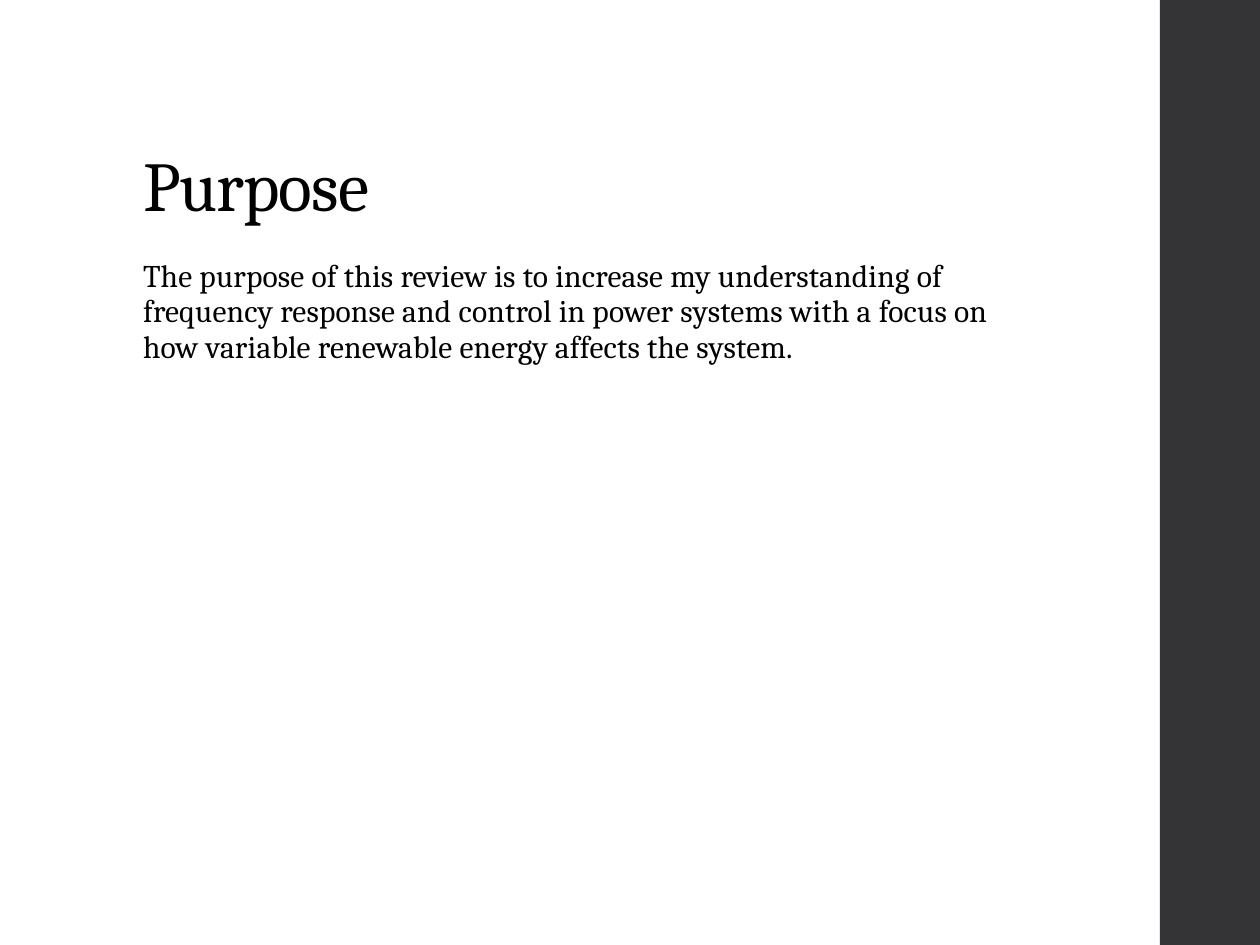
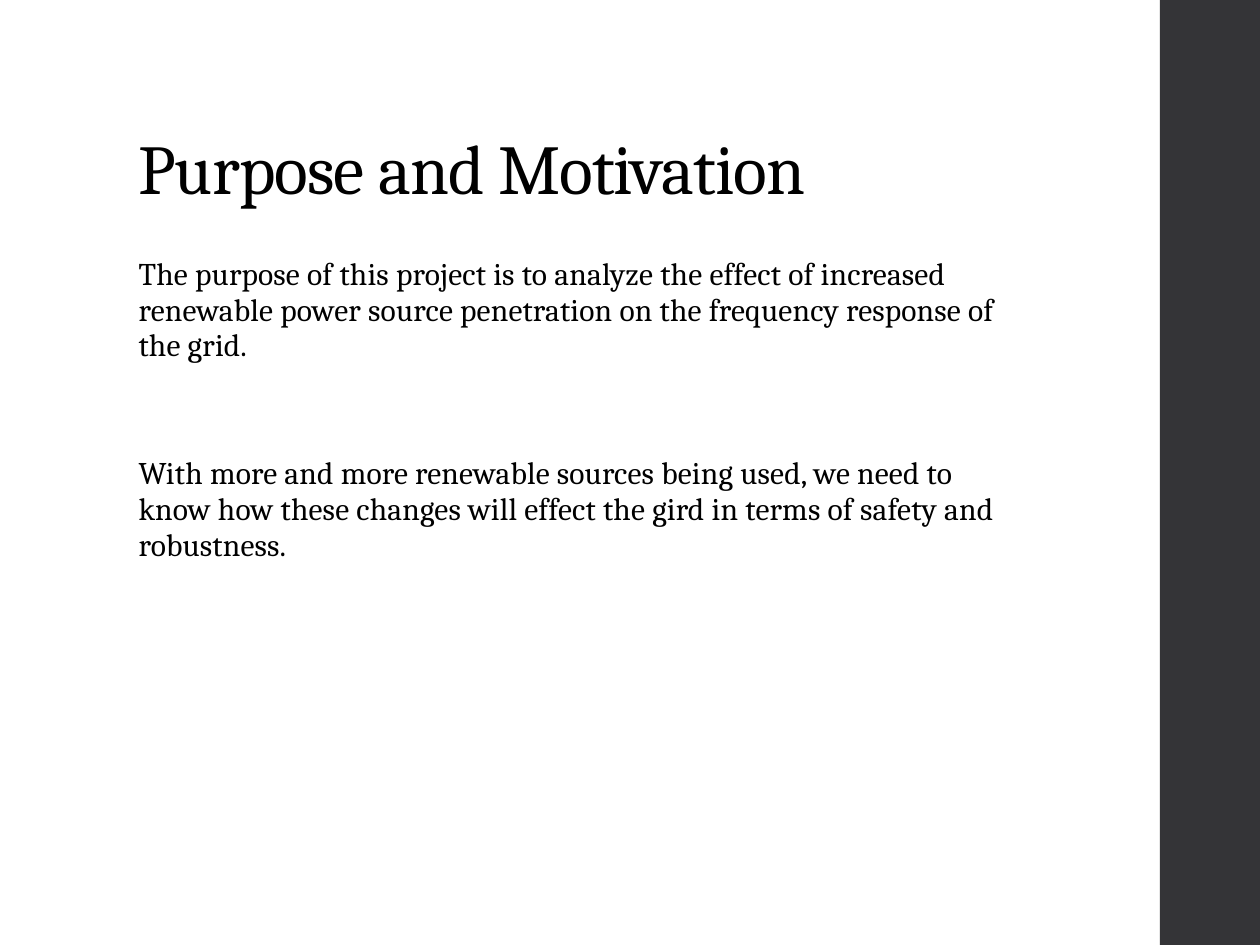
Before and after one commit to mswan96/SUPERB, a slide deck: slide 3 of Literature Review.pptx. Drawn at 1260x945 pixels with LibreOffice and Linux fonts; fonts in the diff are those of the drawing. Boxes give left, top, right and bottom in pixels: in the first picture for what was removed or moved away, otherwise in the second. Text is boxed around its words. In the diff, an @@ line names an element or a change of style, - is before the commit and + after.

```diff
--- a/Literature Review.pptx
+++ b/Literature Review.pptx
@@ title at [139,145,805,209]: text changed @@
-Purpose
+Purpose and Motivation
@@ text at [139,262,993,557]: text changed @@
-The purpose of this review is to increase my understanding of frequency response and control in power systems with a focus on how variable renewable energy affects the system.
+The purpose of this project is to analyze the effect of increased renewable power source penetration on the frequency response of the grid.
+With more and more renewable sources being used, we need to know how these changes will effect the gird in terms of safety and robustness.
```
Also in this commit, not shown: 12 other slides changed, 6 slides removed, 1 other file.
